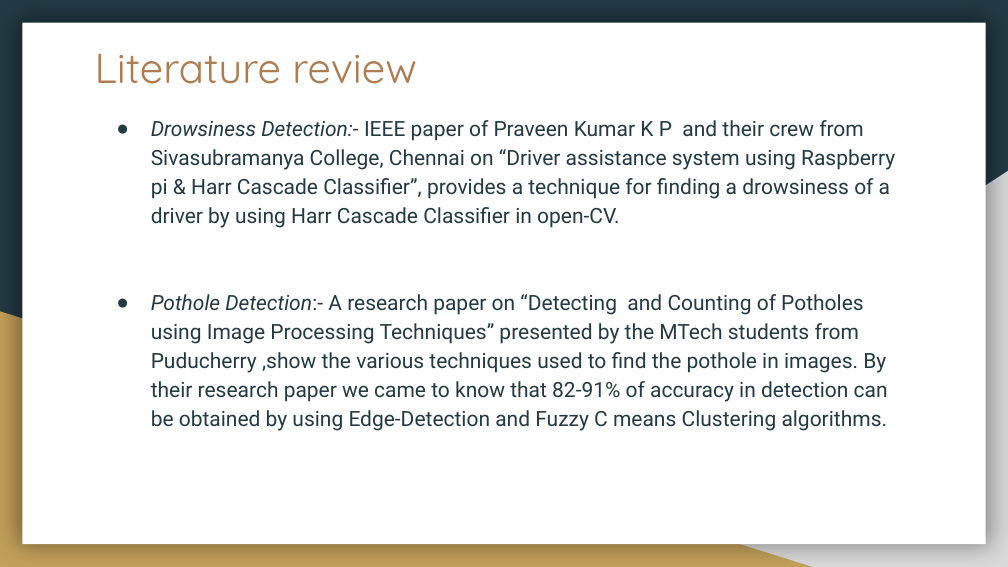
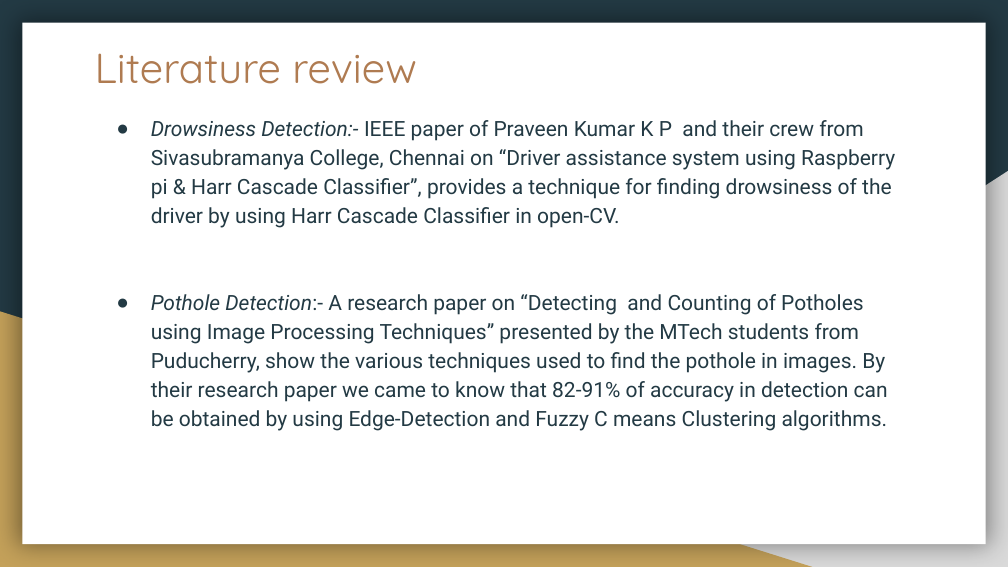
Before and after one commit to Ranganath0108/AVSS, a slide deck: slide 7 of Phase-1/Advanced Vehicle Safety System.pptx (slide 6 before the commit). Drawn at 1008x567 pixels with LibreOffice and Linux fonts; fonts in the diff are those of the drawing. Boxes give left, top, right and bottom in pixels: in the first picture for what was removed or moved away, otherwise in the second. Text is boxed around its words. In the diff, an @@ line names an element or a change of style, - is before the commit and + after.

```diff
--- a/Phase-1/Advanced Vehicle Safety System.pptx
+++ b/Phase-1/Advanced Vehicle Safety System.pptx
@@ text at [151,120,895,431]: text changed @@
-● Drowsiness Detection:- IEEE paper of Praveen Kumar K P and their crew from Sivasubramanya College, Chennai on “Driver assistance system using Raspberry pi & Harr Cascade Classifier”, provides a technique for finding a drowsiness of a driver by using Harr Cascade Classifier in open-CV.
-● Pothole Detection:- A research paper on “Detecting and Counting of Potholes using Image Processing Techniques” presented by the MTech students from Puducherry ,show the various techniques used to find the pothole in images. By their research paper we came to know that 82-91% of accuracy in detection can be obtained by using Edge-Detection and Fuzzy C means Clustering algorithms.
+● Drowsiness Detection:- IEEE paper of Praveen Kumar K P and their crew from Sivasubramanya College, Chennai on “Driver assistance system using Raspberry pi & Harr Cascade Classifier”, provides a technique for finding drowsiness of the driver by using Harr Cascade Classifier in open-CV.
+● Pothole Detection:- A research paper on “Detecting and Counting of Potholes using Image Processing Techniques” presented by the MTech students from Puducherry, show the various techniques used to find the pothole in images. By their research paper we came to know that 82-91% of accuracy in detection can be obtained by using Edge-Detection and Fuzzy C means Clustering algorithms.
```
Also in this commit, not shown: 5 other slides changed.
